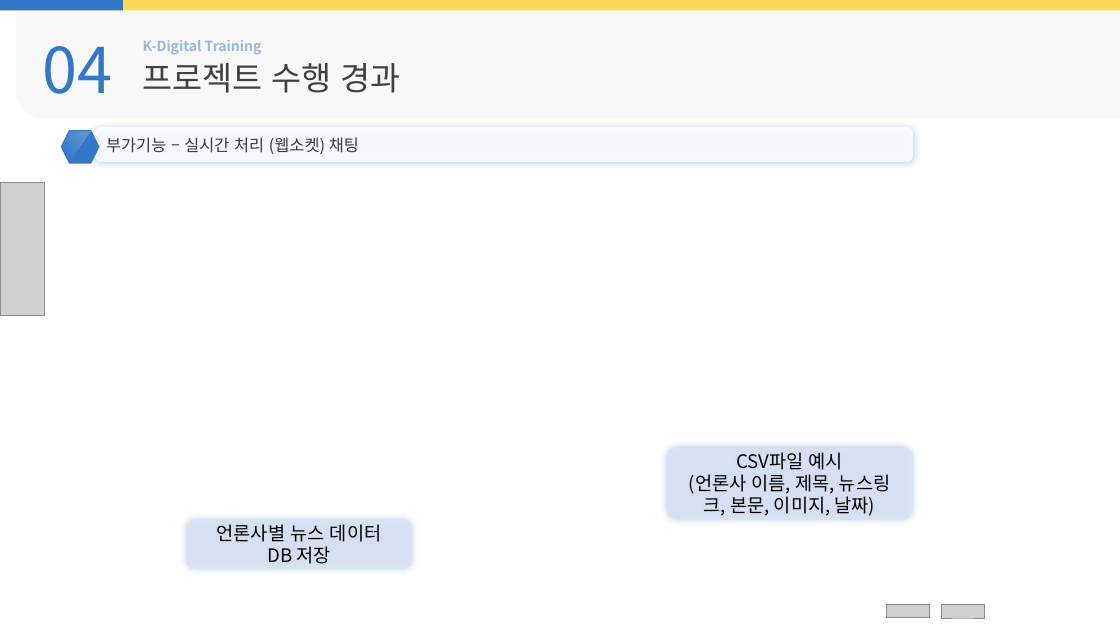
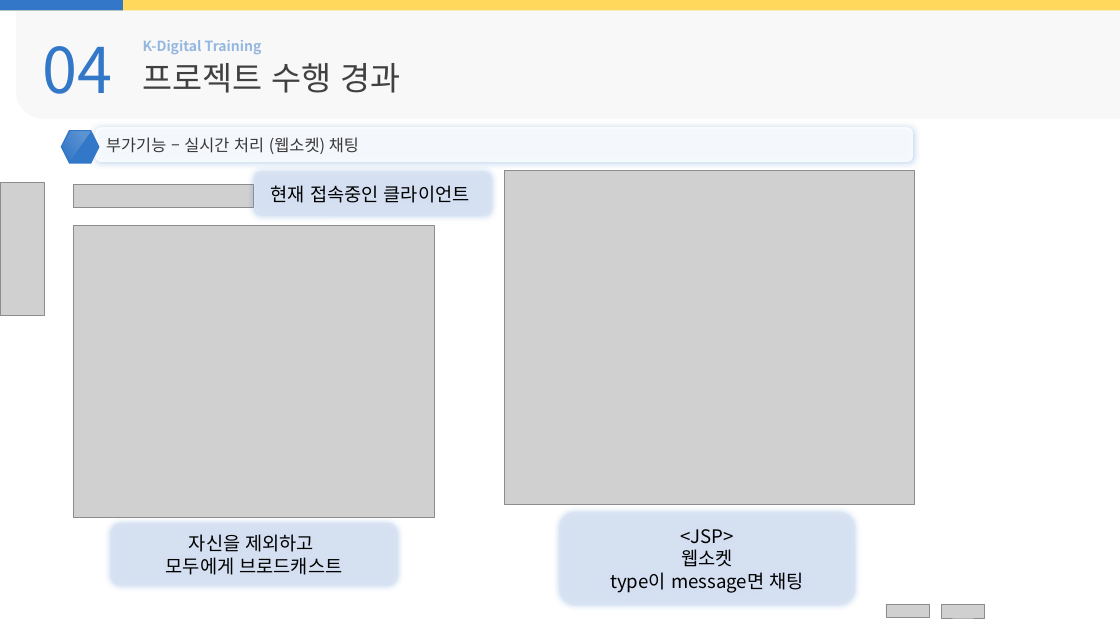
Before and after one commit to Milk0621/project-news-stock, a slide deck: slide 22 of kospi/python/etcFile/kospi 발표.pptx. Drawn at 1120x630 pixels with LibreOffice and Linux fonts; fonts in the diff are those of the drawing; grey boxes stand for pictures. Boxes give left, top, right and bottom in pixels: in the first picture for what was removed or moved away, otherwise in the second. Text is boxed around its words. In the diff, an @@ line names an element or a change of style, - is before the commit and + after.

```diff
--- a/kospi/python/etcFile/kospi 발표.pptx
+++ b/kospi/python/etcFile/kospi 발표.pptx
@@ rounded rectangle added at <box>254,172,492,216</box>, fill #DAE3F3 at 85% opacity, 16 pt, text #000000 @@
+현재 접속중인 클라이언트
@@ picture added at <box>505,171,916,505</box> @@
@@ picture added at <box>74,184,254,207</box> @@
@@ picture added at <box>74,226,434,518</box> @@
@@ rounded rectangle removed at <box>666,447,913,520</box> @@
-CSV파일 예시
-(언론사 이름, 제목, 뉴스링크, 본문, 이미지, 날짜)
@@ rounded rectangle added at <box>111,523,397,586</box>, fill #DAE3F3 at 85% opacity, 16 pt, text #000000 @@
+자신을 제외하고
+모두에게 브로드캐스트
@@ rounded rectangle removed at <box>187,520,412,570</box> @@
-언론사별 뉴스 데이터
-DB 저장
@@ rounded rectangle added at <box>560,513,854,604</box>, fill #DAE3F3 at 85% opacity, 16 pt, text #000000 @@
+<JSP>
+웹소켓
+type이 message면 채팅
```
Also in this commit, not shown: 11 other slides changed, 4 slides added, 1 slide removed.
